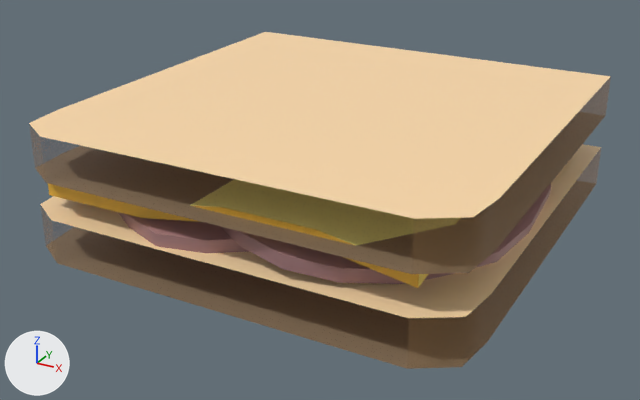
Two versions of the FBX model Content/Props/food/hamandcheese.fbx, one commit apart.
Rendered twice from a camera (50 mm lens) standing at (0.026, -0.0495, 0.0247) and looking at (-0.0004, -0.0015, 0.0007). The axes (+X, +Y, +Z) are drawn at lower left. The lights are the same throughout. Where no turn or scale is listed for an object, it has been applied to the vertices.
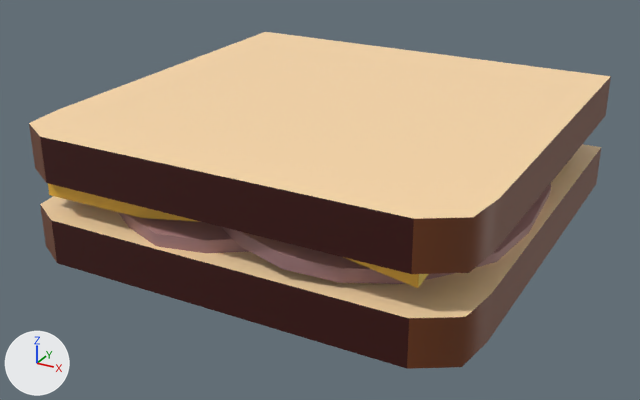
Edits to the bpy script that builds the scene:
```text
Change img_breadcrust_png:
    img_breadcrust_png: load_image('breadcrust.png', '_unpacked/breadcrust.png', 512, 512, 'Non-Color') -> load_image('breadcrust.png', '_unpacked/breadcrust.png', 512, 512, 'sRGB')
Change mat_lambert5:
    remove n3 = _N.new('ShaderNodeTexImage'); n3.name = 'Image Texture.001'
    remove n3.image = img_breadcrust_png
    where n0 = _N.new('ShaderNodeBsdfPrincipled'); n0.name = 'Principled BSDF'
    remove _L.new(n3.outputs[0], n0.inputs[4])  # 'Color' to 'Alpha'
```

Boxes [x1, y1, x2, y2] around the edits, measured in the pictures (640 x 400 px):
'pCube4', surface changed
    both: [29, 77, 611, 274]
'pCube3', surface changed
    both: [40, 148, 601, 369]
'pCube2', unchanged, covered by the edit
    before: [48, 179, 461, 288]
    after: [48, 184, 428, 288]
